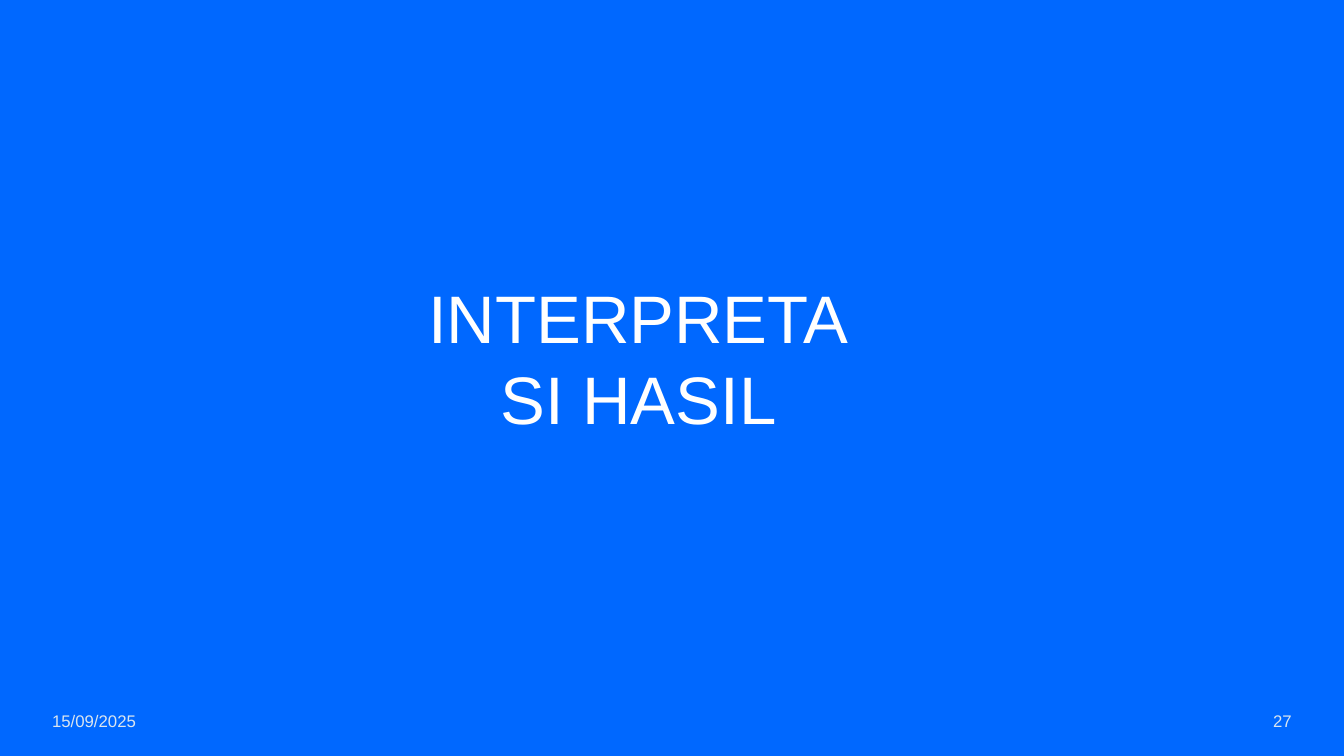
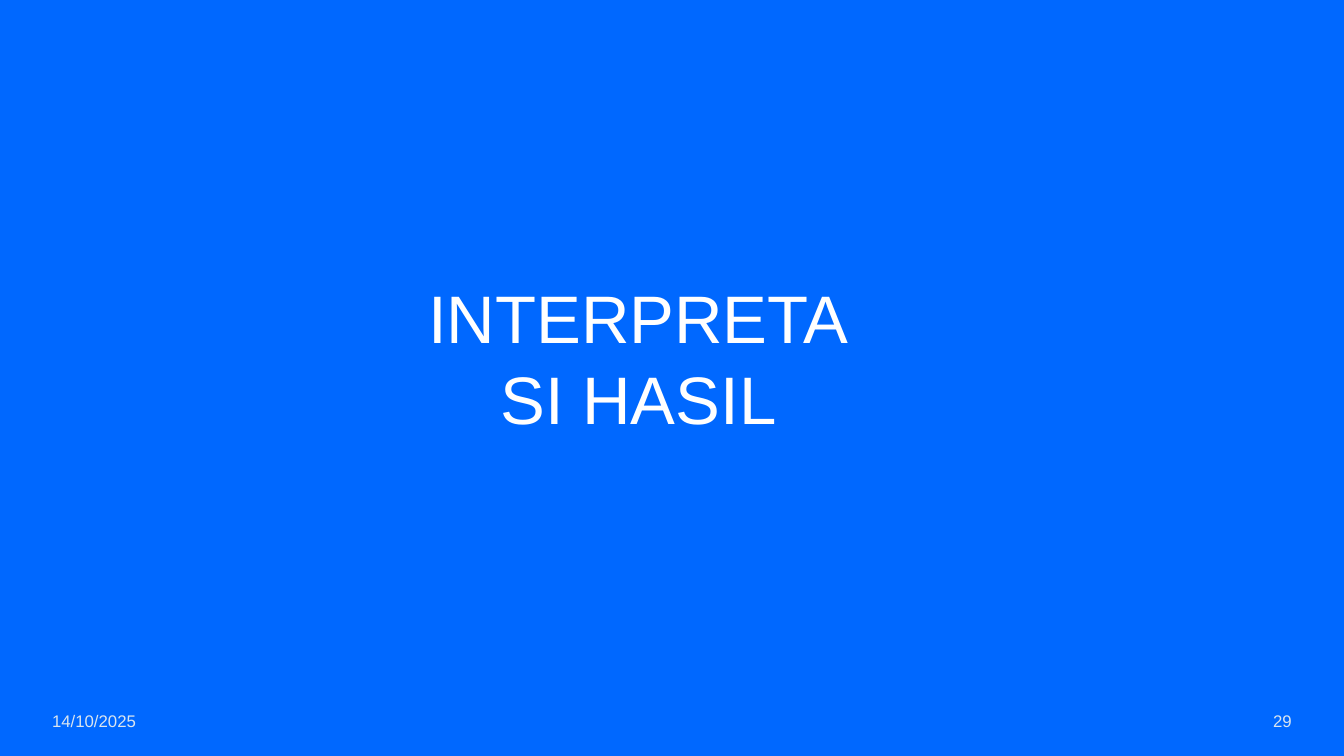
Before and after one commit to fadhilra101/skripsi, a slide deck: slide 29 of ppt/PPT SEMHAS.pptx (slide 27 before the commit). Drawn at 1344x756 pixels with LibreOffice and Linux fonts; fonts in the diff are those of the drawing. Boxes give left, top, right and bottom in pixels: in the first picture for what was removed or moved away, otherwise in the second. Text is boxed around its words. In the diff, an @@ line names an element or a change of style, - is before the commit and + after.

```diff
--- a/ppt/PPT SEMHAS.pptx
+++ b/ppt/PPT SEMHAS.pptx
@@ text at (x1=52, y1=715, x2=136, y2=727): text changed @@
-15/09/2025
+14/10/2025
@@ page number at (x1=1273, y1=715, x2=1292, y2=727): text changed @@
-27
+29
```
Also in this commit, not shown: 17 other slides changed, 3 slides added, 1 slide removed, 10 other files.
